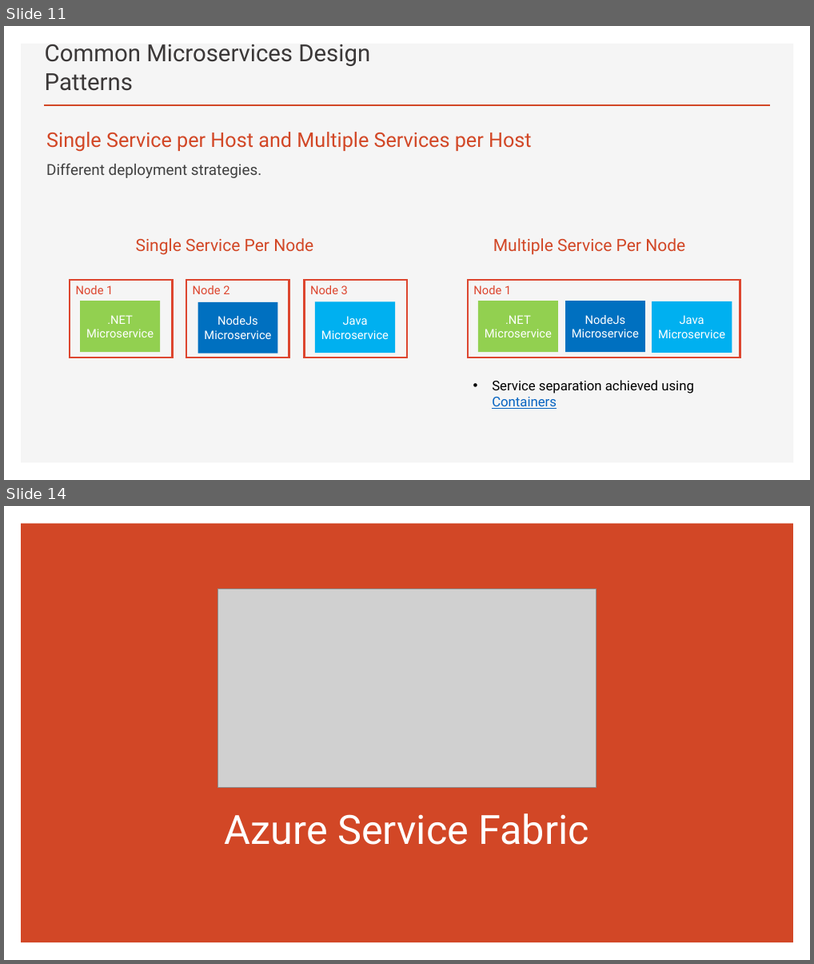
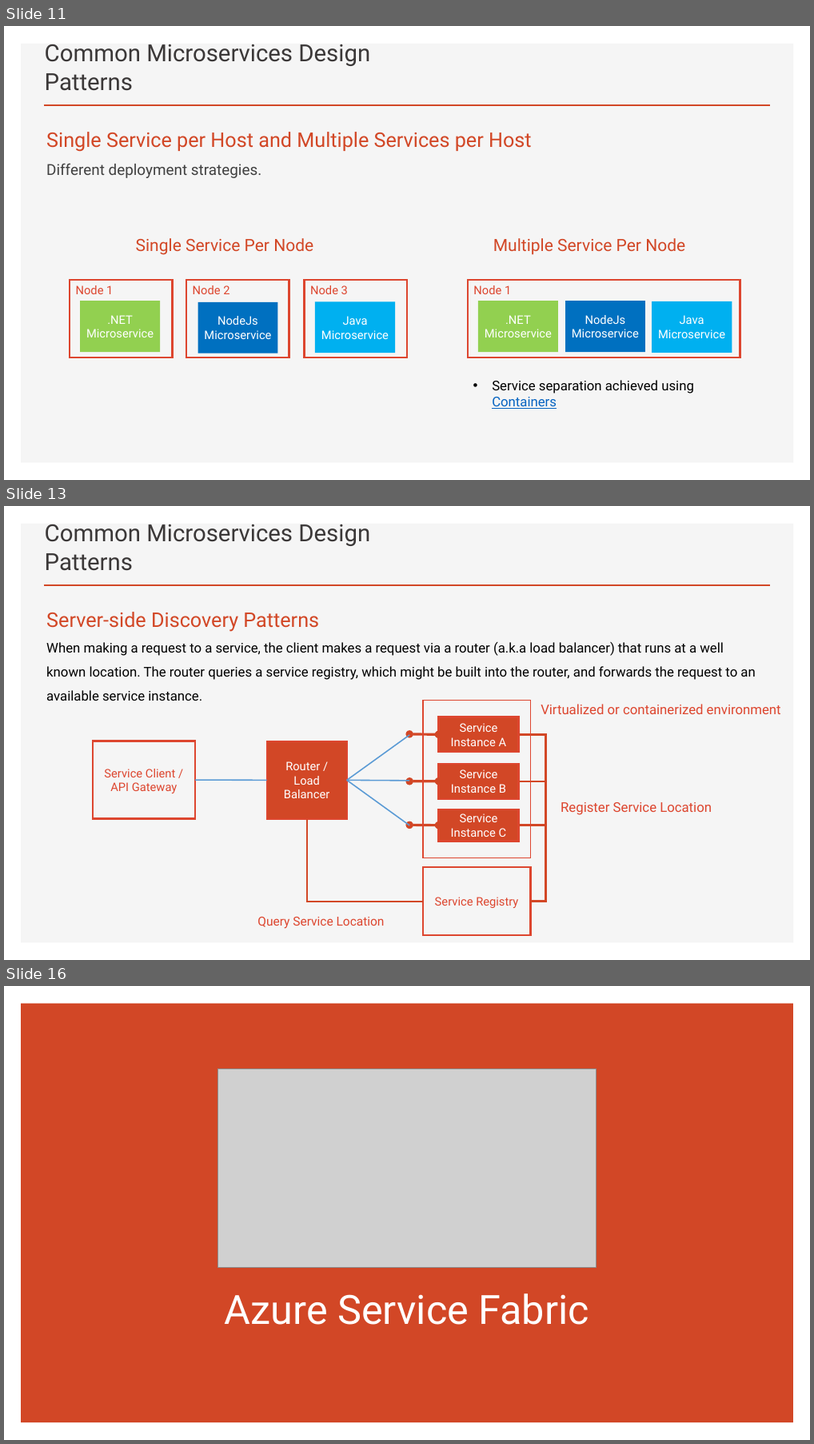
Before and after one commit to brianperera/EasyMaintain, a slide deck: Documents/MicroServices.pptx. Shown one above the other, each under a label of ours: slides 11 and 14 before the commit, slides 11, 13 and 16 after it; the slides between them are not shown. The pictures are 814x964 and 814x1444 pixels, drawn with LibreOffice and Linux fonts; fonts in the diff are those of the drawing; grey boxes stand for pictures. Boxes give left, top, right and bottom in pixels: in the first picture for what was removed or moved away, otherwise in the second. Text is boxed around its words. In the diff, an @@ line names an element or a change of style, - is before the commit and + after.

```diff
--- a/Documents/MicroServices.pptx
+++ b/Documents/MicroServices.pptx
@@ slide 13 added at (4,506,810,960), background #FFFFFF; not listed: 2 template elements that a slide beside it also shows @@
@@ title added at (45,524,370,571), 28 pt, text #3B3838 @@
+Common Microservices Design Patterns
@@ text added at (46,612,755,700), 16 pt, text #000000 @@
+Server-side Discovery Patterns
+When making a request to a service, the client makes a request via a router (a.k.a load balancer) that runs at a well known location. The router queries a service registry, which might be built into the router, and forwards the request to an available service instance.
@@ rectangle added at (423,700,531,857), outline #DD462F 1 pt @@
@@ rectangle added at (439,717,519,752), fill #D24726, outline #DD462F 2.25 pt, 14 pt, text #FFFFFF @@
+Service Instance A
@@ text added at (541,704,782,714), 16 pt, text #DD462F @@
+Virtualized or containerized environment
@@ rectangle added at (92,740,195,818), outline #DD462F 2.25 pt, 14 pt, text #DD462F @@
+Service Client /
+API Gateway
@@ rectangle added at (267,741,347,819), fill #D24726, outline #DD462F 2.25 pt, 14 pt, text #FFFFFF @@
+Router / Load Balancer
@@ line added from (347, 780) to (410, 735), #5B9BD5 1.5 pt @@
@@ double arrow added from (439, 735) to (410, 734), #D24726 3 pt @@
@@ elbow line added from (519, 735) to (531, 901), #D24726 2.25 pt @@
@@ rectangle added at (439,764,519,799), fill #D24726, outline #DD462F 2.25 pt, 14 pt, text #FFFFFF @@
+Service Instance B
@@ line added from (195, 780) to (267, 780), #5B9BD5 1.5 pt @@
@@ line added from (347, 780) to (410, 780), #5B9BD5 1.5 pt @@
@@ line added from (347, 780) to (410, 825), #5B9BD5 1.5 pt @@
@@ double arrow added from (439, 781) to (410, 781), #D24726 3 pt @@
@@ elbow line added from (519, 781) to (531, 901), #D24726 2.25 pt @@
@@ rectangle added at (439,809,519,840), fill #D24726, outline #DD462F 2.25 pt, 14 pt, text #FFFFFF @@
+Service Instance C
@@ text added at (561,802,712,815), 16 pt, text #DD462F @@
+Register Service Location
@@ elbow line added from (307, 819) to (423, 901), #D24726 2.25 pt @@
@@ double arrow added from (439, 825) to (410, 825), #D24726 3 pt @@
@@ elbow line added from (519, 825) to (531, 901), #D24726 2.25 pt @@
@@ rectangle added at (423,867,531,936), outline #DD462F 2.25 pt, 14 pt, text #DD462F @@
+Service Registry
@@ text added at (258,916,385,928), 14.8 pt, text #DD462F @@
+Query Service Location
@@ what was slide 14 is now slide 16 @@
```
Also in this commit, not shown: 2 slides changed, 2 other slides added.
